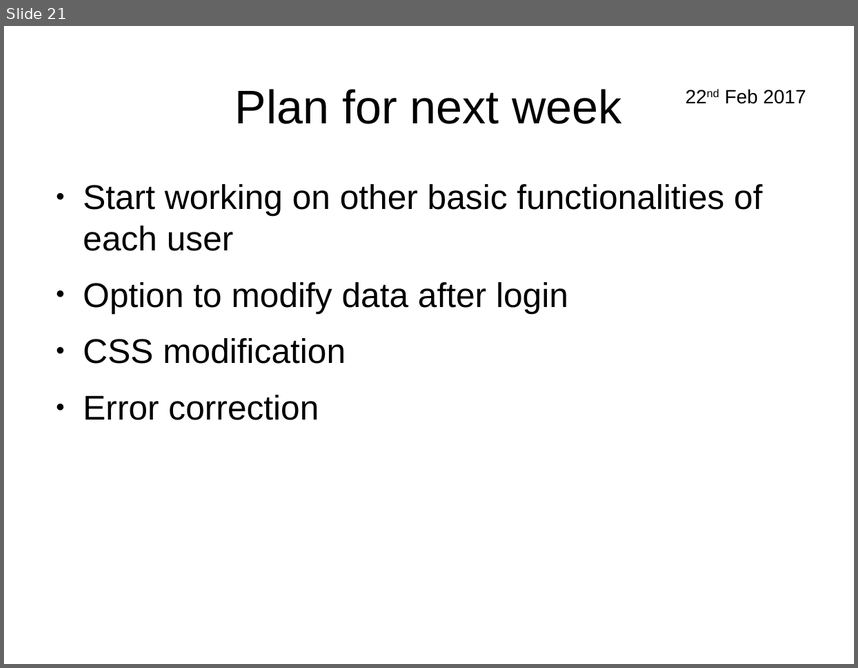
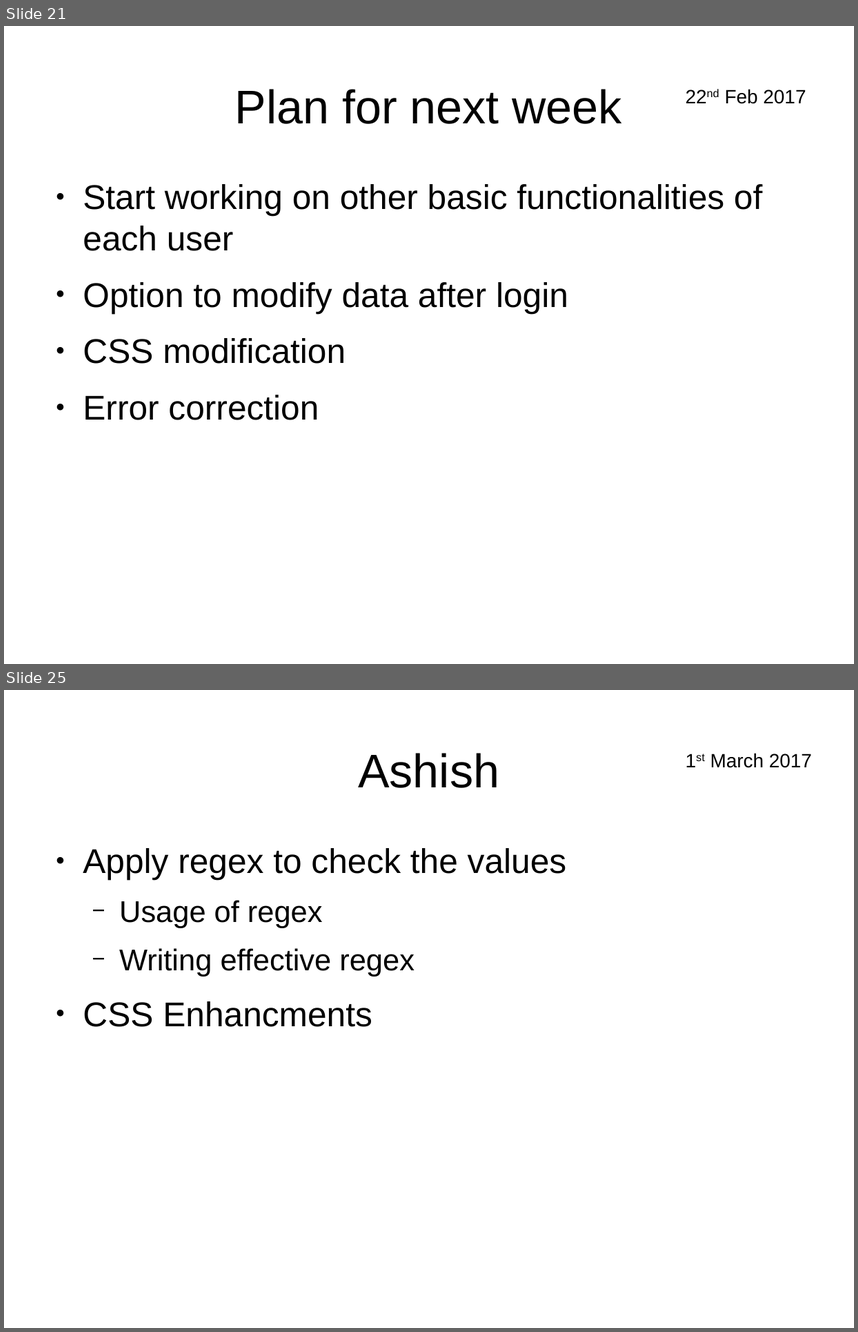
Before and after one commit to pandusonu2/WebTech, a slide deck: Presentation.odp. Shown one above the other, each under a label of ours: slide 21 before the commit, slides 21 and 25 after it; the slides between them are not shown. The pictures are 858x668 and 858x1332 pixels, drawn with LibreOffice and Linux fonts; fonts in the diff are those of the drawing. Boxes give left, top, right and bottom in pixels: in the first picture for what was removed or moved away, otherwise in the second. Text is boxed around its words. In the diff, an @@ line names an element or a change of style, - is before the commit and + after.

```diff
--- a/Presentation.odp
+++ b/Presentation.odp
@@ slide 25 added at (x1=4, y1=690, x2=854, y2=1328), background #FFFFFF @@
@@ title added at (x1=358, y1=753, x2=499, y2=788), 44 pt, text #000000 @@
+Ashish
@@ text added at (x1=711, y1=753, x2=812, y2=768), 18 pt, text #000000 @@
+1st March 2017
@@ text added at (x1=83, y1=848, x2=567, y2=1027), 32 pt, text #000000 @@
+● Apply regex to check the values
+  − Usage of regex
+  − Writing effective regex
+● CSS Enhancments
```
Also in this commit, not shown: 4 other slides added, 4 other files.
